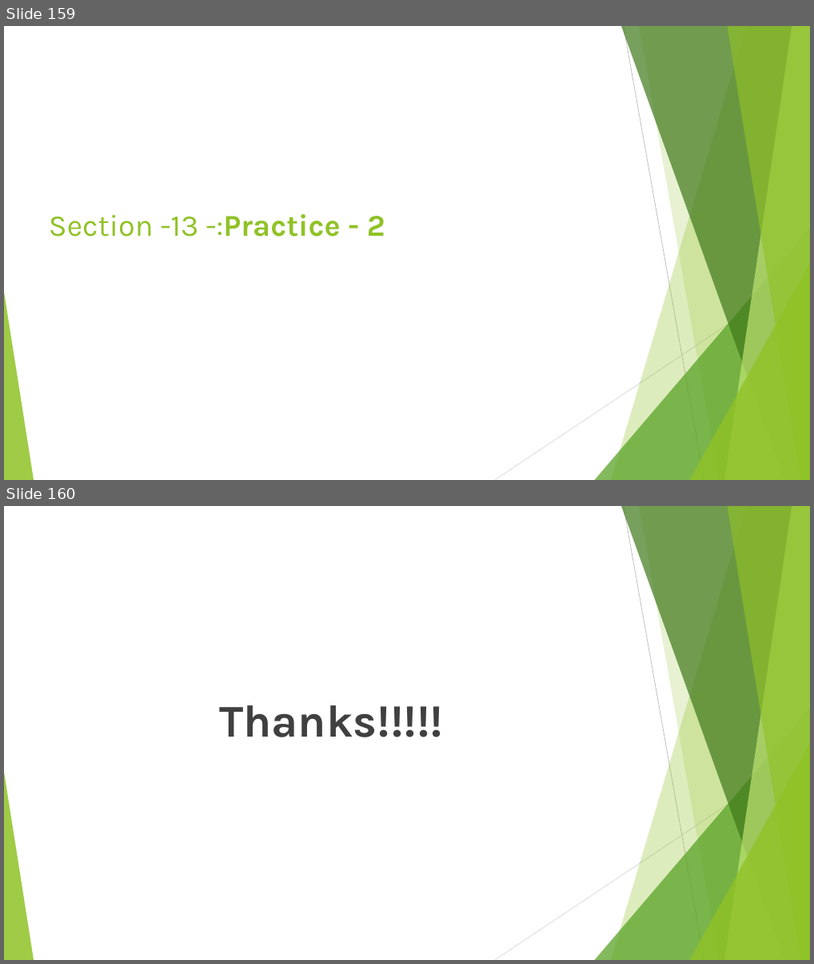
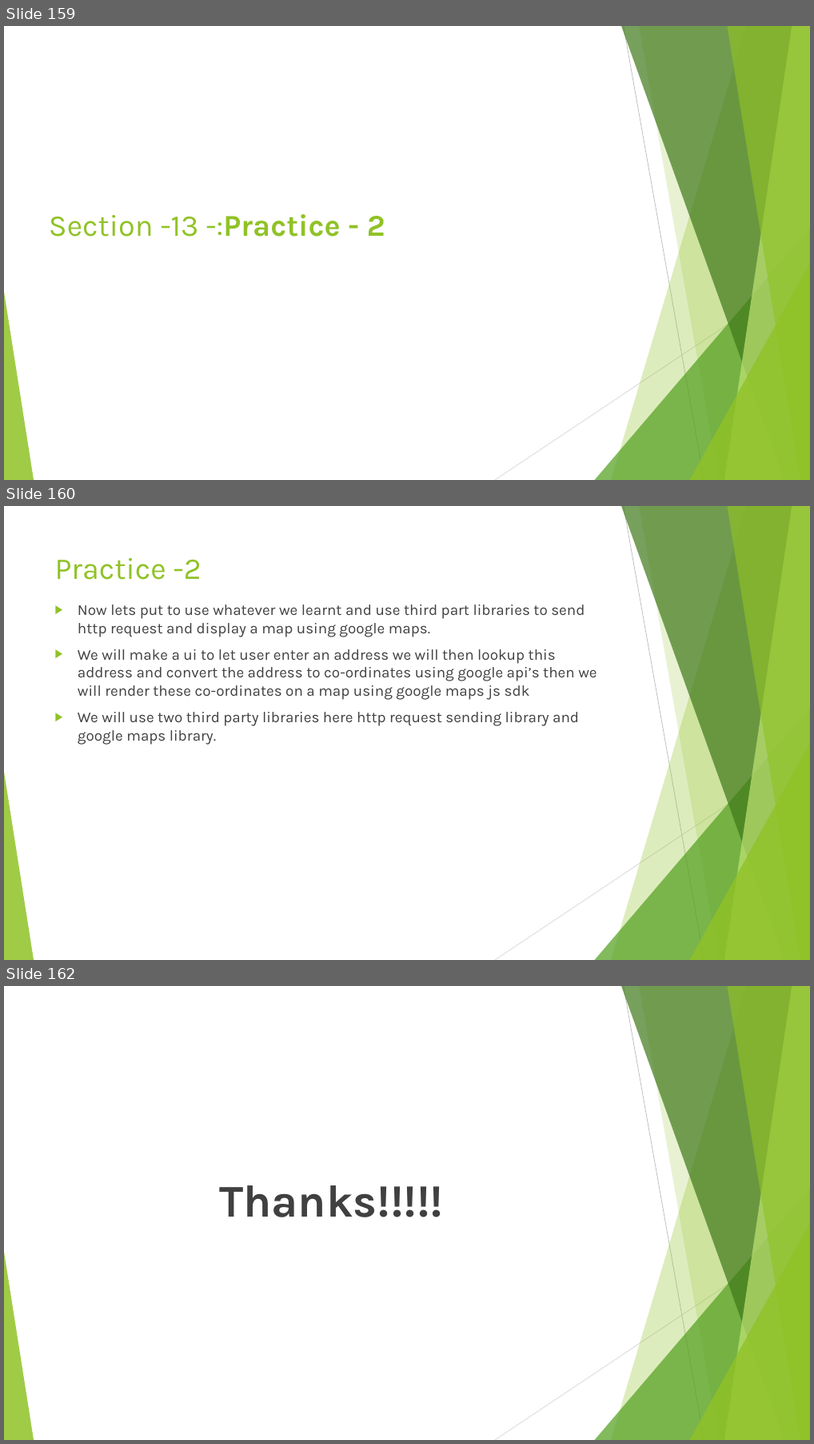
Before and after one commit to rudhrainfogain/TypeScript, a slide deck: PPT/TypeScriptv13.pptx. Shown one above the other, each under a label of ours: slides 159 and 160 before the commit, slides 159, 160 and 162 after it; the slides between them are not shown. The pictures are 814x964 and 814x1444 pixels, drawn with LibreOffice and Linux fonts; fonts in the diff are those of the drawing. Boxes give left, top, right and bottom in pixels: in the first picture for what was removed or moved away, otherwise in the second. Text is boxed around its words. In the diff, an @@ line names an element or a change of style, - is before the commit and + after.

```diff
--- a/PPT/TypeScriptv13.pptx
+++ b/PPT/TypeScriptv13.pptx
@@ slide 160 added at <box>4,506,810,960</box>, background #FFFFFF; not listed: 10 template elements that a slide beside it also shows @@
@@ title added at <box>55,558,202,580</box>, 36 pt, text #90C226 @@
+Practice -2
@@ text added at <box>78,604,597,744</box>, 18 pt, text #404040 @@
+▶ Now lets put to use whatever we learnt and use third part libraries to send http request and display a map using google maps.
+▶ We will make a ui to let user enter an address we will then lookup this address and convert the address to co-ordinates using google api’s then we will render these co-ordinates on a map using google maps js sdk
+▶ We will use two third party libraries here http request sending library and google maps library.
@@ what was slide 160 is now slide 162 @@
```
Also in this commit, not shown: 1 other slide added, 2 other files.
